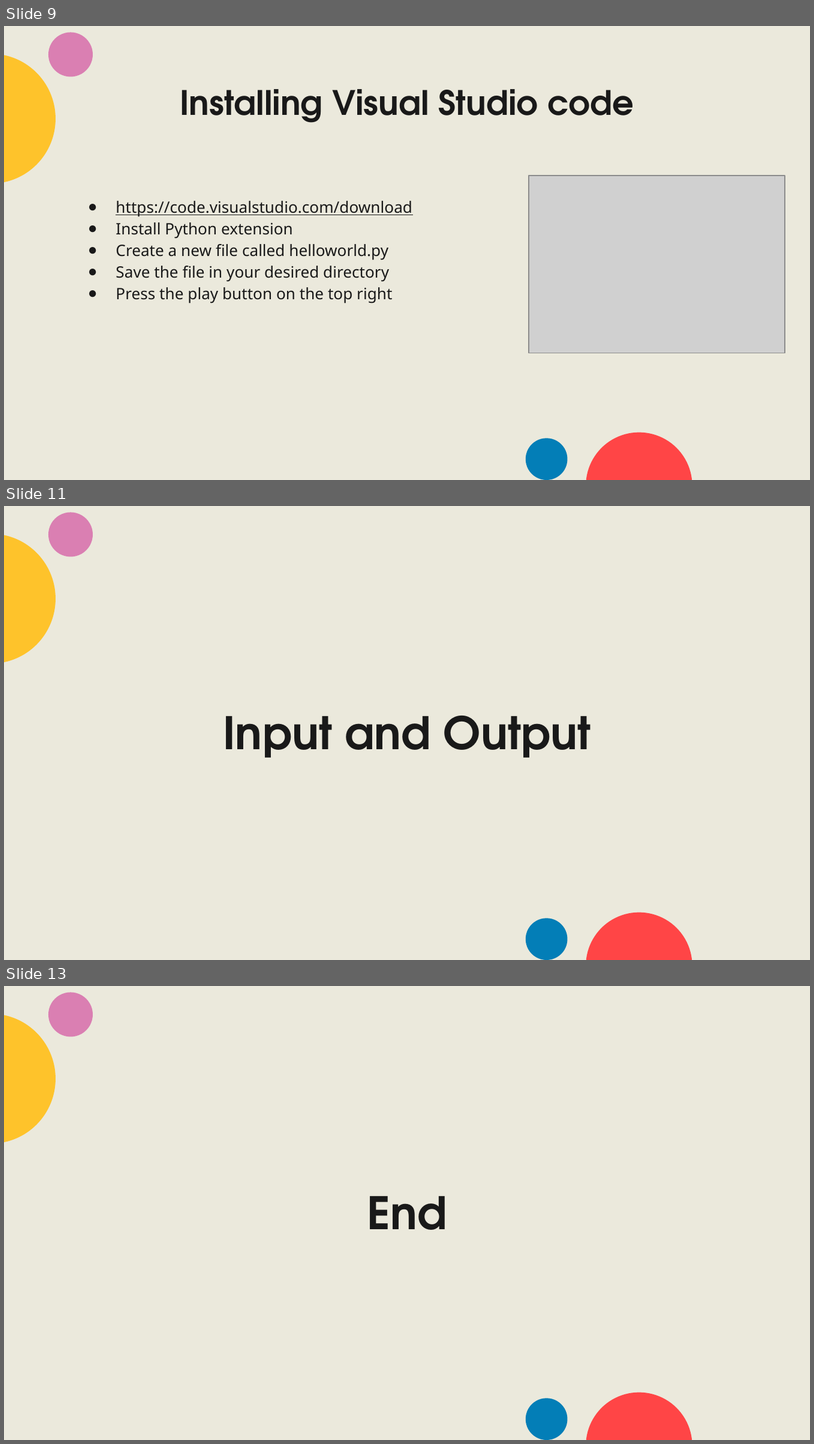
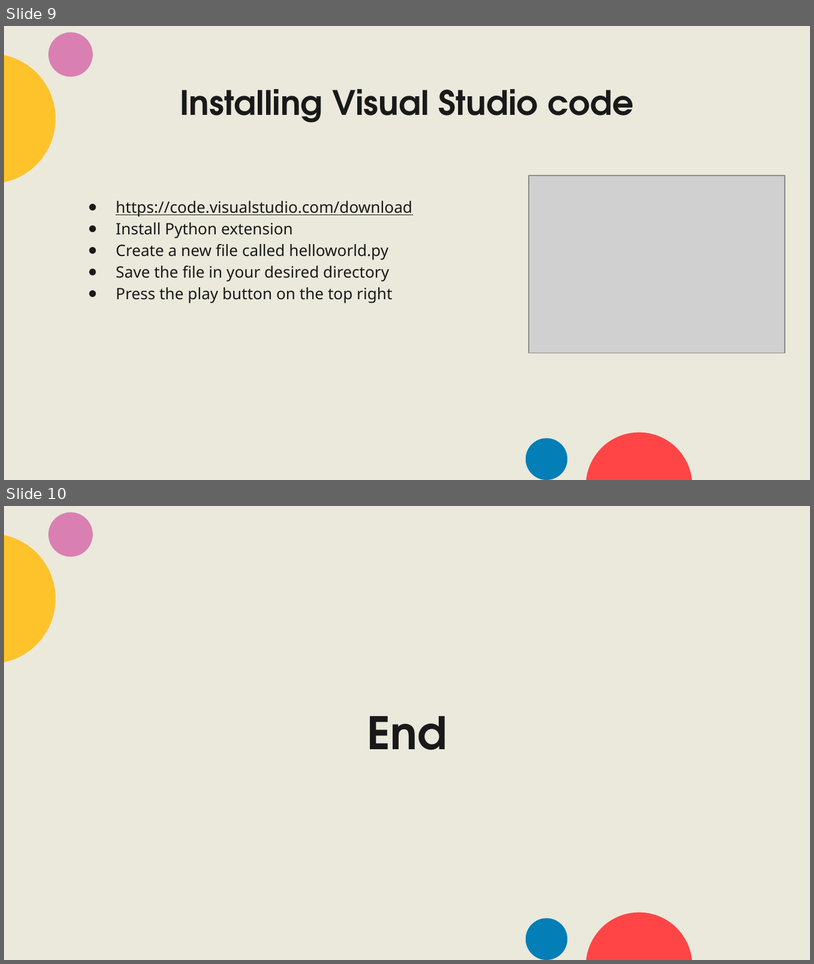
Before and after one commit to Ahmed-Ansari02/UCL-CSS-Python-Bootcamp, a slide deck: week1/Programming bootcamp week 1.pptx. Shown one above the other, each under a label of ours: slides 9, 11 and 13 before the commit, slides 9 and 10 after it; the slides between them are not shown. The pictures are 814x1444 and 814x964 pixels, drawn with LibreOffice and Linux fonts; fonts in the diff are those of the drawing; grey boxes stand for pictures. Boxes give left, top, right and bottom in pixels: in the first picture for what was removed or moved away, otherwise in the second. Text is boxed around its words. In the diff, an @@ line names an element or a change of style, - is before the commit and + after.

```diff
--- a/week1/Programming bootcamp week 1.pptx
+++ b/week1/Programming bootcamp week 1.pptx
@@ slide 11 removed at box(4, 506, 810, 960), background #EBE9DC; not listed: 4 template elements that a slide beside it also shows @@
@@ title removed at box(223, 715, 591, 757) @@
-Input and Output
@@ what was slide 13 is now slide 10 @@
```
Also in this commit, not shown: 4 slides changed, 2 other slides removed, 20 other files.
